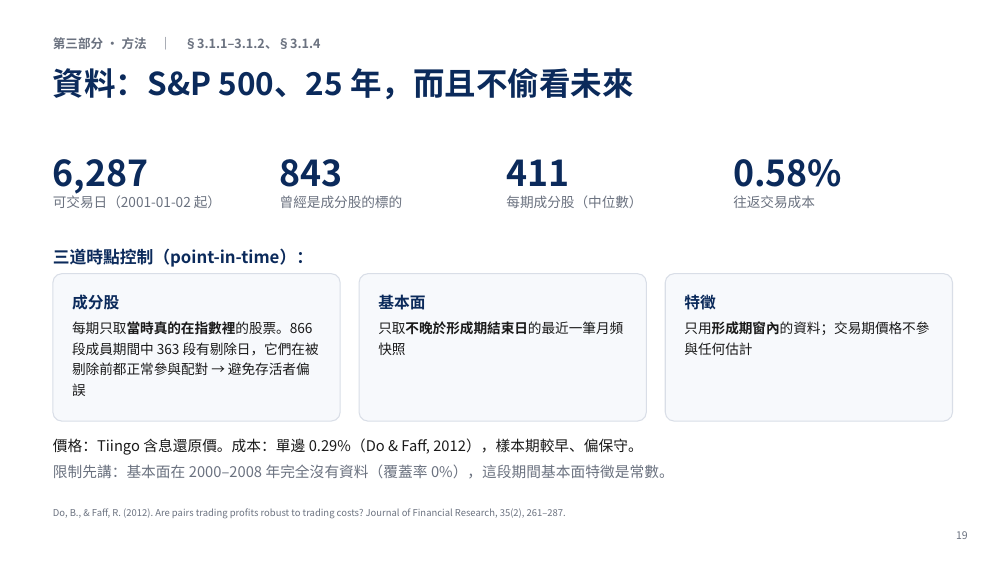
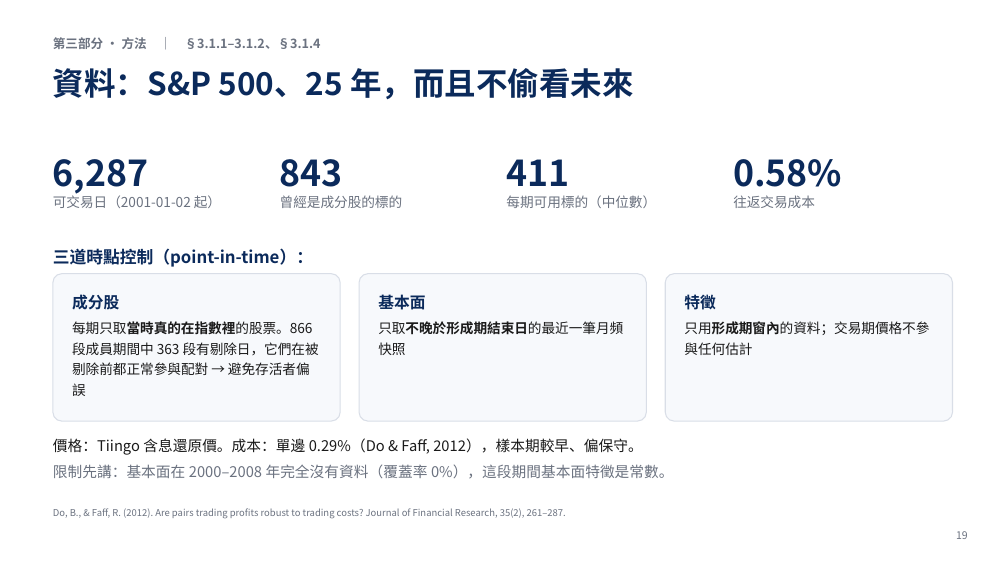
Before and after one commit to LerajieAsta/pairtrade_trainingproject, a slide deck: slide 19 of thesis/1150922_60min.pptx. Drawn at 1008x567 pixels with LibreOffice and Linux fonts; fonts in the diff are those of the drawing. Boxes give left, top, right and bottom in pixels: in the first picture for what was removed or moved away, otherwise in the second. Text is boxed around its words. In the diff, an @@ line names an element or a change of style, - is before the commit and + after.

```diff
--- a/thesis/1150922_60min.pptx
+++ b/thesis/1150922_60min.pptx
@@ text at bbox=[506, 195, 656, 208]: text changed @@
-每期成分股（中位數）
+每期可用標的（中位數）
```
Also in this commit, not shown: 1 other slide changed, 6 other files.
